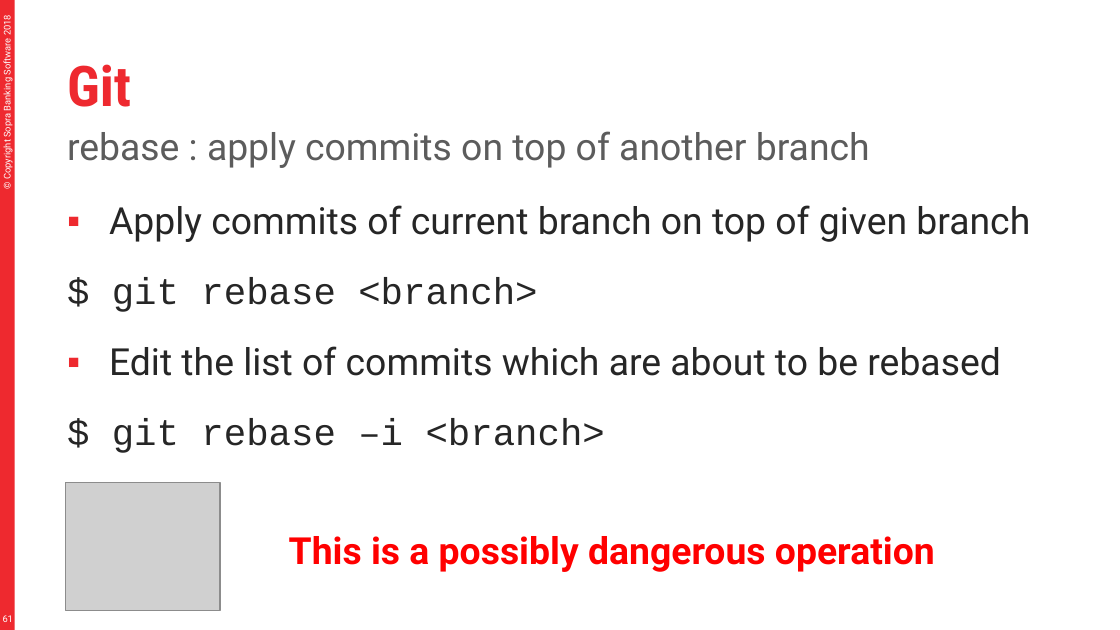
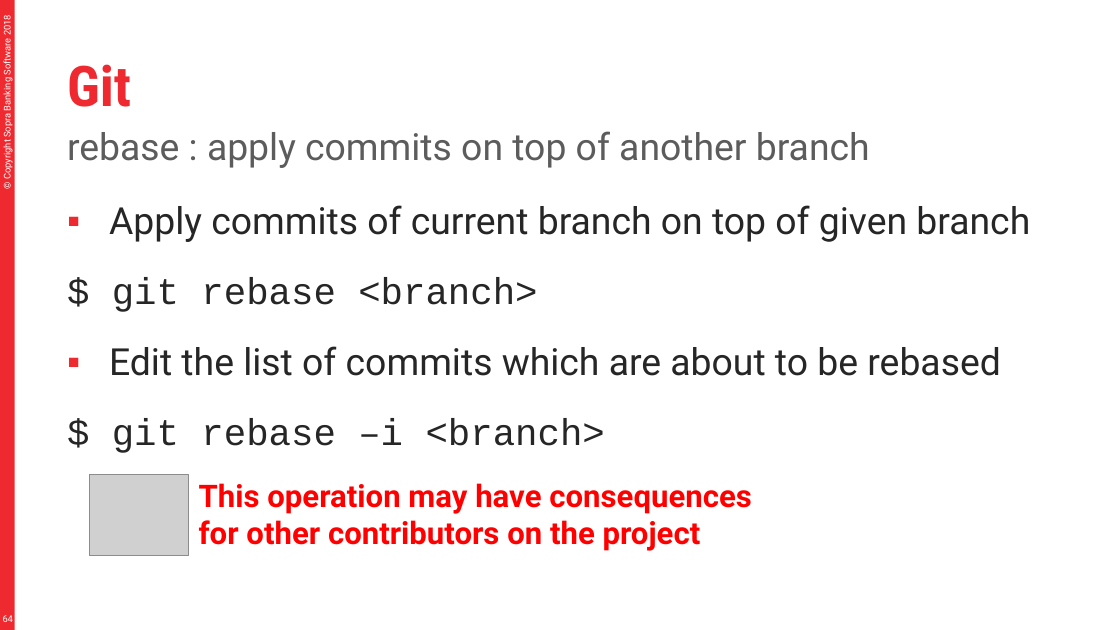
Before and after one commit to divesh979/murari, a slide deck: slide 64 of material/Git.pptx (slide 61 before the commit). Drawn at 1120x630 pixels with LibreOffice and Linux fonts; fonts in the diff are those of the drawing; grey boxes stand for pictures. Boxes give left, top, right and bottom in pixels: in the first picture for what was removed or moved away, otherwise in the second. Text is boxed around its words. In the diff, an @@ line names an element or a change of style, - is before the commit and + after.

```diff
--- a/material/Git.pptx
+++ b/material/Git.pptx
@@ picture: place and size @@
-picture at [65,483,220,610]
+picture at [90,475,188,557]
@@ text at [199,483,751,551]: text changed; size 24 to 20 pt @@
-This is a possibly dangerous operation
+This operation may have consequences for other contributors on the project
@@ page number at [3,615,13,622]: text changed @@
-61
+64
```
Also in this commit, not shown: 17 other slides changed, 3 slides added, 2 other files.
